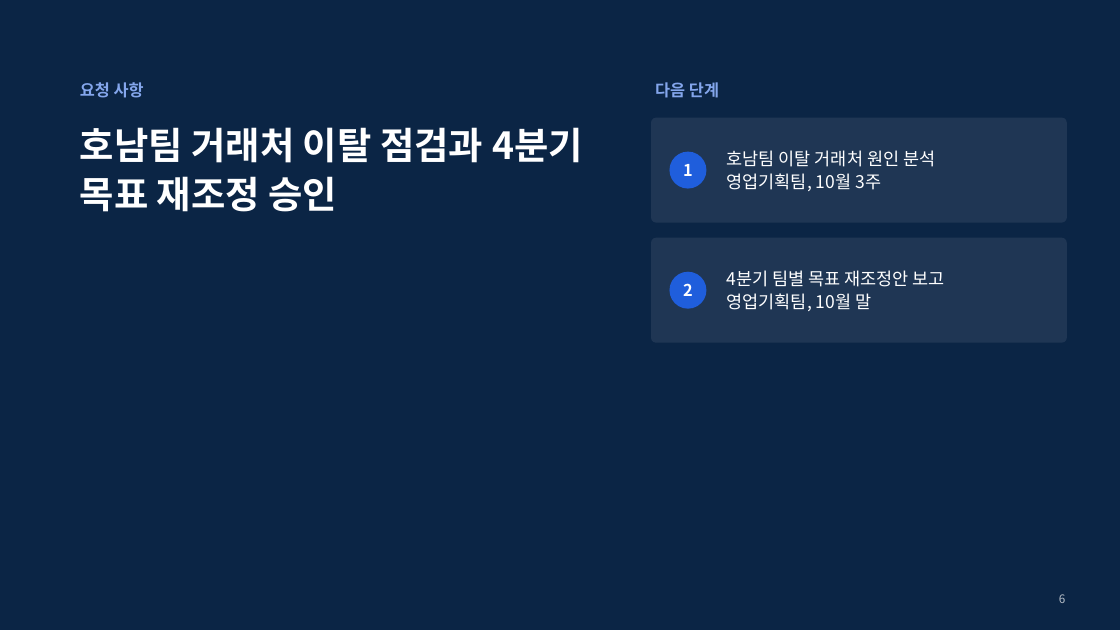
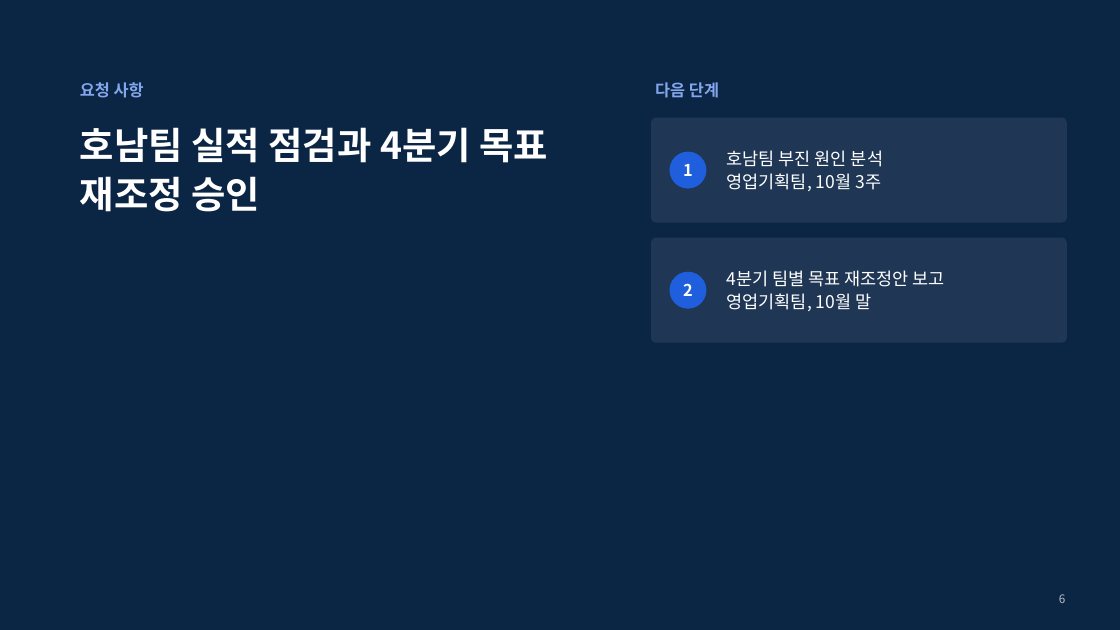
Before and after one commit to coindesktop/Awesome-PPT-SKILL, a slide deck: slide 6 of examples/monthly-report/deck.pptx. Drawn at 1120x630 pixels with LibreOffice and Linux fonts; fonts in the diff are those of the drawing. Boxes give left, top, right and bottom in pixels: in the first picture for what was removed or moved away, otherwise in the second. Text is boxed around its words. In the diff, an @@ line names an element or a change of style, - is before the commit and + after.

```diff
--- a/examples/monthly-report/deck.pptx
+++ b/examples/monthly-report/deck.pptx
@@ title at (x1=80, y1=127, x2=549, y2=212): text changed @@
-호남팀 거래처 이탈 점검과 4분기 목표 재조정 승인
+호남팀 실적 점검과 4분기 목표 재조정 승인
@@ text at (x1=727, y1=150, x2=883, y2=167): text changed @@
-호남팀 이탈 거래처 원인 분석
+호남팀 부진 원인 분석
```
Also in this commit, not shown: 4 other slides changed, 7 other files.
